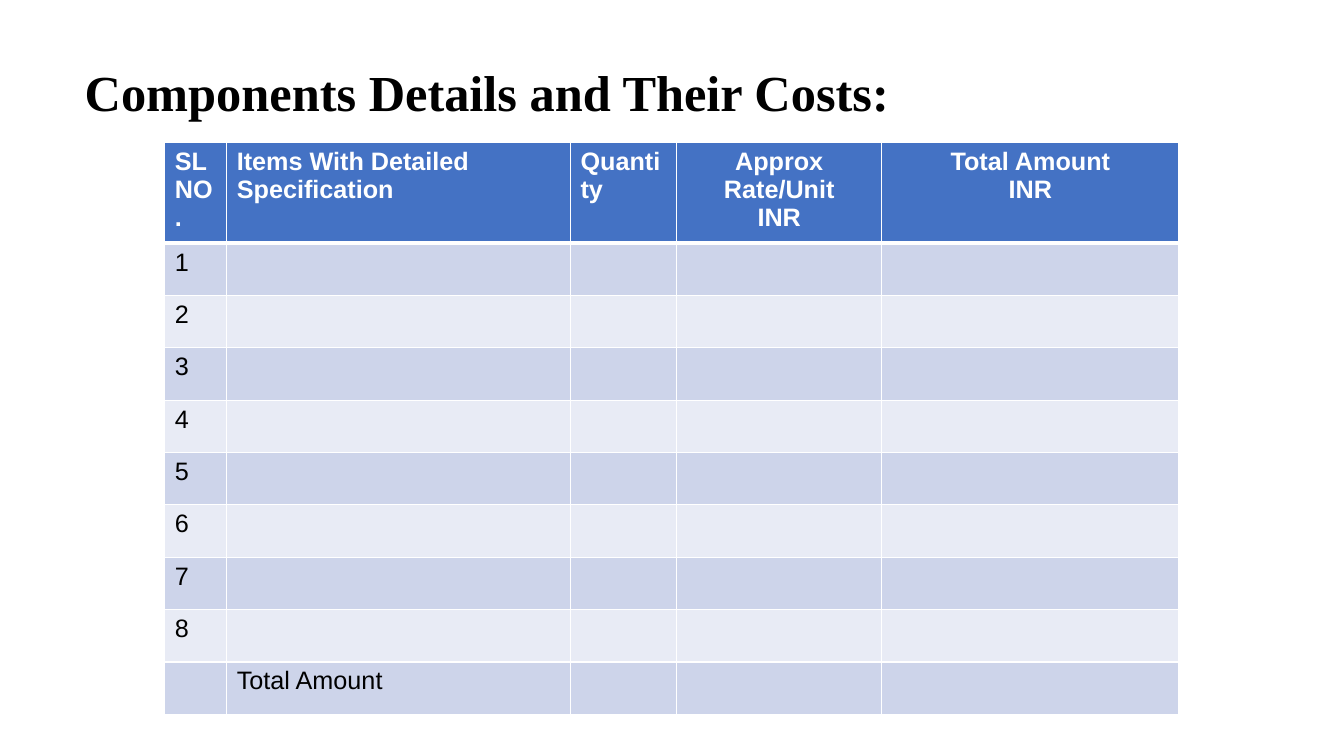
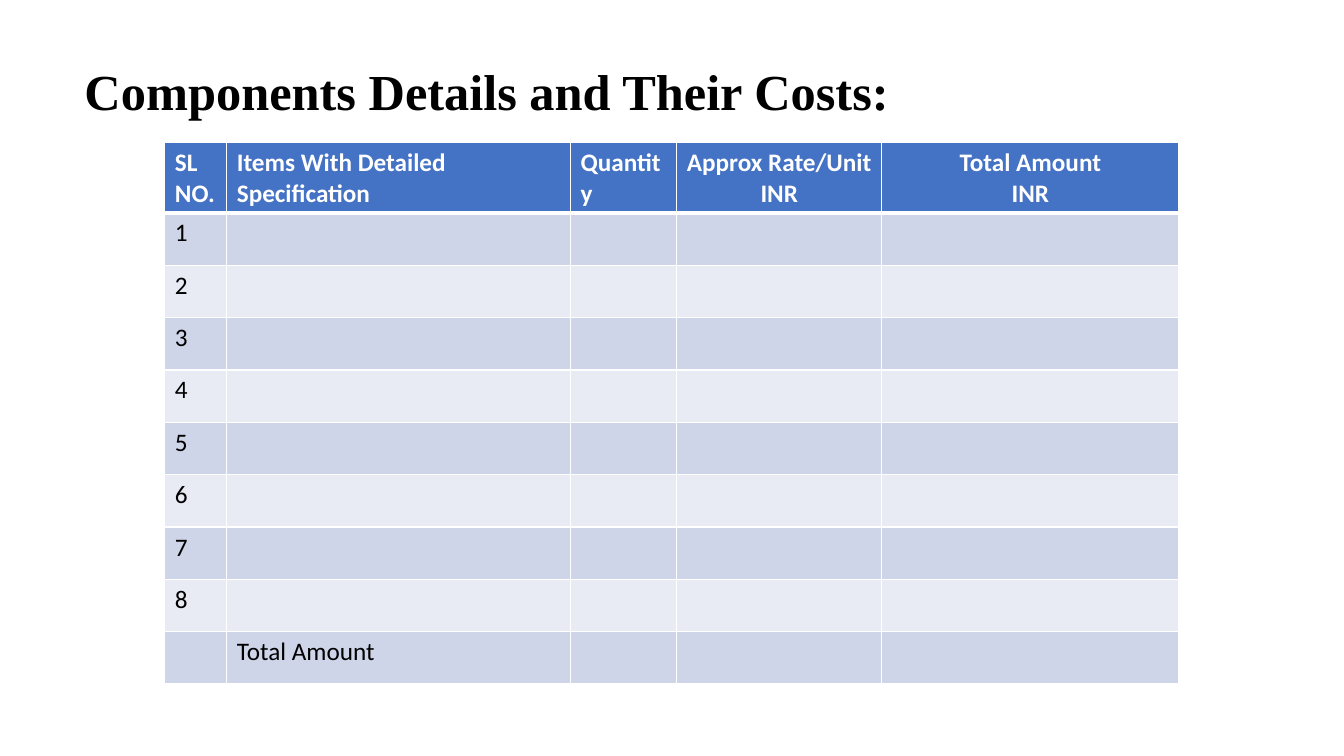
Before and after one commit to SURAJ-SHARMA27/odiapreneuroutr, a slide deck: slide 7 of public/template.pptx. Drawn at 1344x756 pixels with LibreOffice and Linux fonts; fonts in the diff are those of the drawing; background and template pictures are left out. Boxes give left, top, right and bottom in pixels: in the first picture for what was removed or moved away, otherwise in the second. Text is boxed around its words. In the diff, an @@ line names an element or a change of style, - is before the commit and + after.

```diff
--- a/public/template.pptx
+++ b/public/template.pptx
@@ table at box(165, 142, 1180, 685) @@
@@ fill #CDD4EA to #CFD5EA in 25 cells @@
@@ fill #E8EBF5 to #E9EBF5 in 20 cells @@
@@ font Arial to Calibri @@
```
Also in this commit, not shown: 4 other slides changed, 2 slides added, 2 slides removed, 2 other files.
